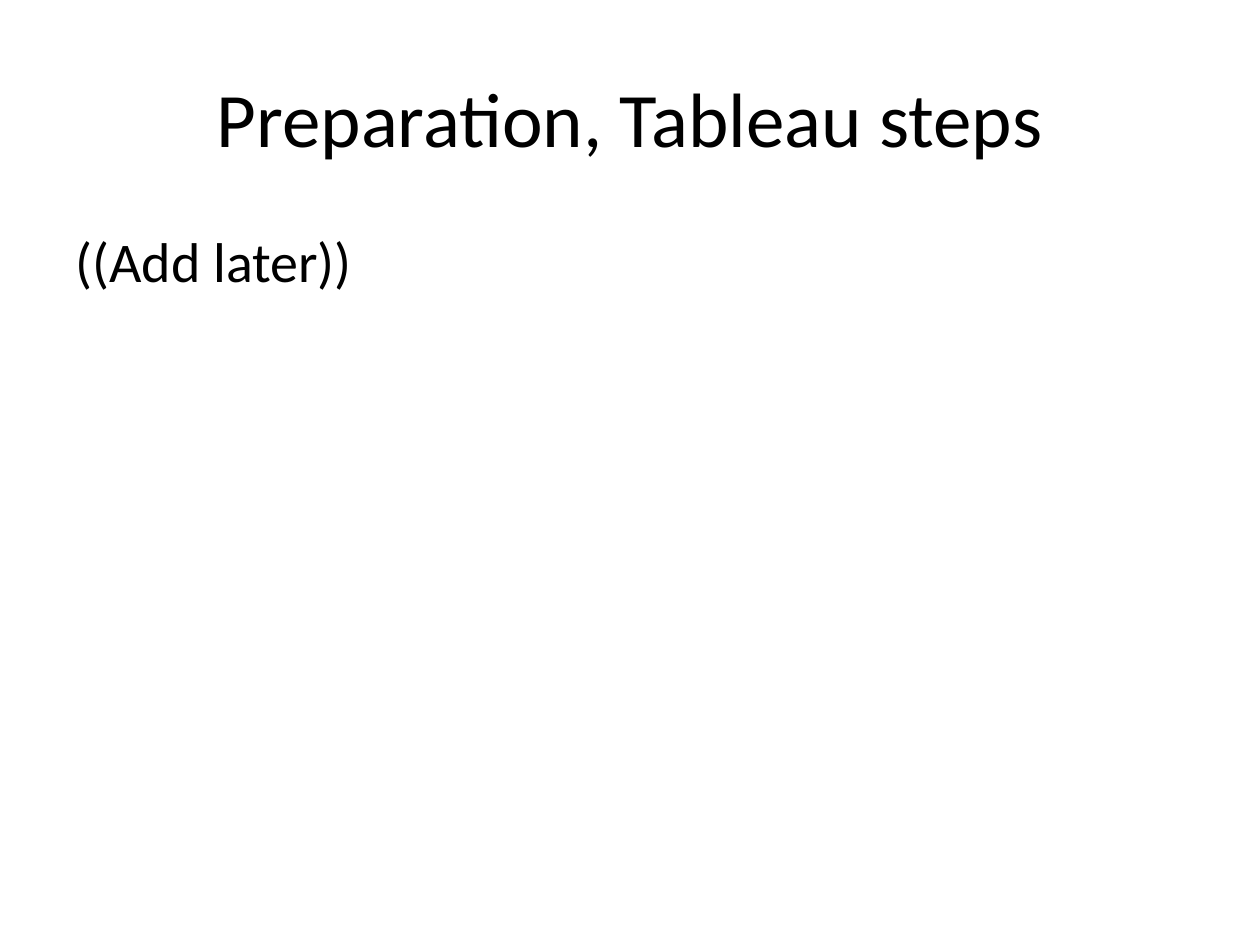
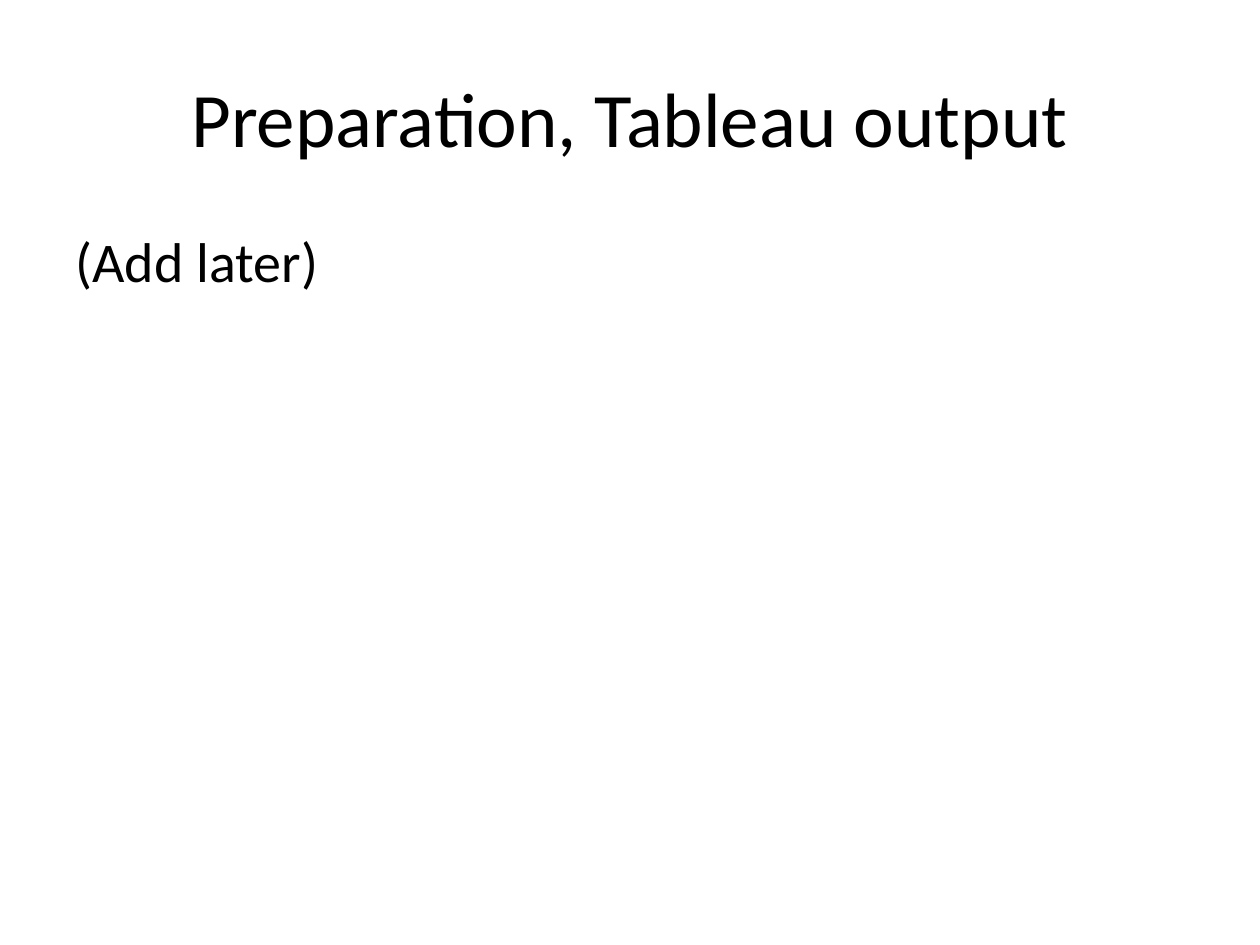
Before and after one commit to pmean/data-visualization, a slide deck: slide 10 of data-viz-02/component/preparation.pptx (slide 8 before the commit). Drawn at 1260x945 pixels with LibreOffice and Linux fonts; fonts in the diff are those of the drawing. Boxes give left, top, right and bottom in pixels: in the first picture for what was removed or moved away, otherwise in the second. Text is boxed around its words. In the diff, an @@ line names an element or a change of style, - is before the commit and + after.

```diff
--- a/data-viz-02/component/preparation.pptx
+++ b/data-viz-02/component/preparation.pptx
@@ title at bbox=[191, 93, 1067, 160]: text changed @@
-Preparation, Tableau steps
+Preparation, Tableau output
@@ text at bbox=[76, 241, 318, 290]: text changed @@
-((Add later))
+(Add later)
```
Also in this commit, not shown: 5 other slides changed, 2 slides added, 1 slide removed, 25 other files.
